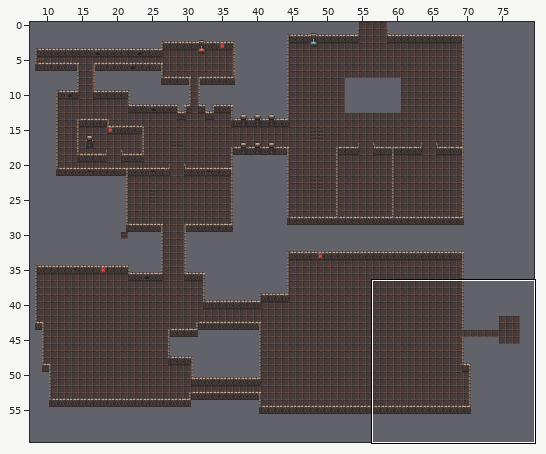
One commit to this Tiled map (JSON): res/level/demon_ruin.json. The first picture is a wide view before the edit; the outline marks the close-up.
Close-up. Before the commit:
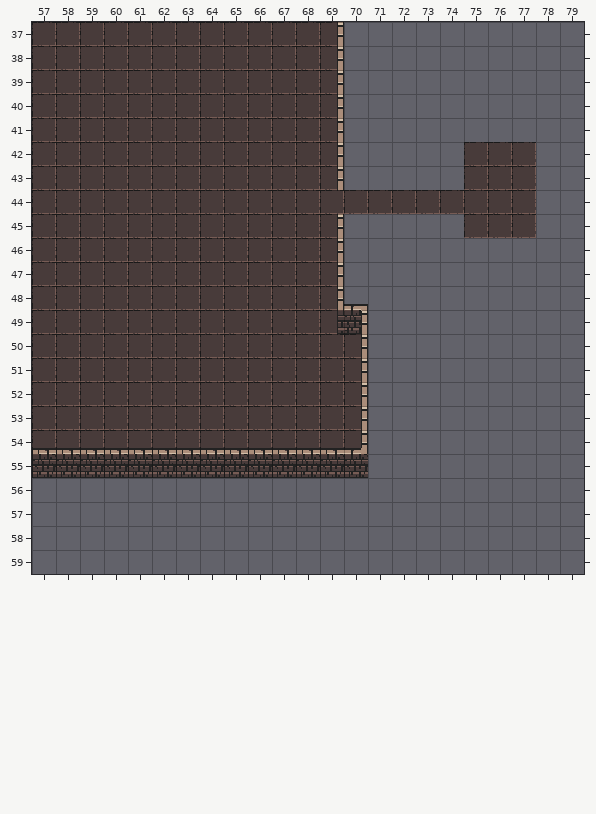
Cells are 16x16 px. Shown: x 57..79, y 37..59. The commit also changed other parts of the map, which this record leaves out.
New version:
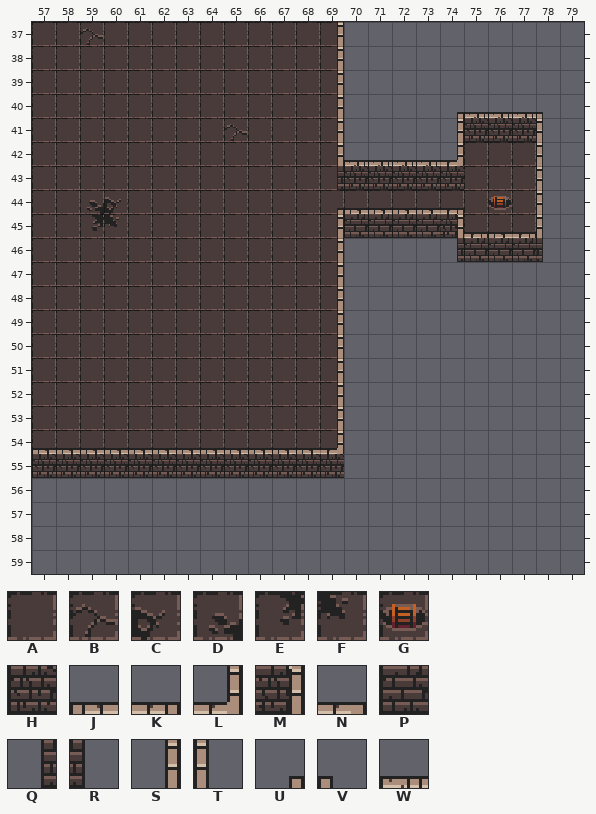
Key: from "titleset": A 0, B 1, C 3, D 5, E 6, F 7, G 8, H 21, J 25, K 26, L 46, M 48, N 50, P 51, Q 54, R 55, S 56, T 57, U 58, V 59, W 60.
_ is an empty cell, # one hidden under a higher layer.
The edit:
Layer "floor":
y 37: x 59 A -> B
y 41: x 65 A -> B
y 44: x 59..60 AA -> DC; x 76 A -> G
y 45: x 59..60 AA -> EF
y 50..54: x 70 A -> _
y 55: x 70 # -> _
Layer "wall":
y 40: x 74..78 _____ -> UWWWV
y 41: x 74..78 _____ -> SHHHT
y 42: x 70..74 _____ -> WWWWL; x 78 _ -> T
y 43: x 69..74 S_____ -> QHHHHH; x 78 _ -> T
y 44: x 69..74 ______ -> UJJJJK; x 78 _ -> T
y 45: x 70..78 _________ -> PPPPMKJKT
y 46: x 74..78 _____ -> QPPPR
y 48: x 70 N -> _
y 49: x 69..70 QM -> S_
y 50..53: x 69..70 _S -> S_
y 54: x 69..70 JL -> L_
y 55: x 70 H -> _
Pixel boxes of the changes (left, top, right, bottom) in both close-ups:
changed: (81, 28, 103, 46)
changed: (337, 112, 543, 262)
changed: (225, 124, 247, 142)
changed: (87, 197, 128, 231)
changed: (320, 304, 368, 478)
